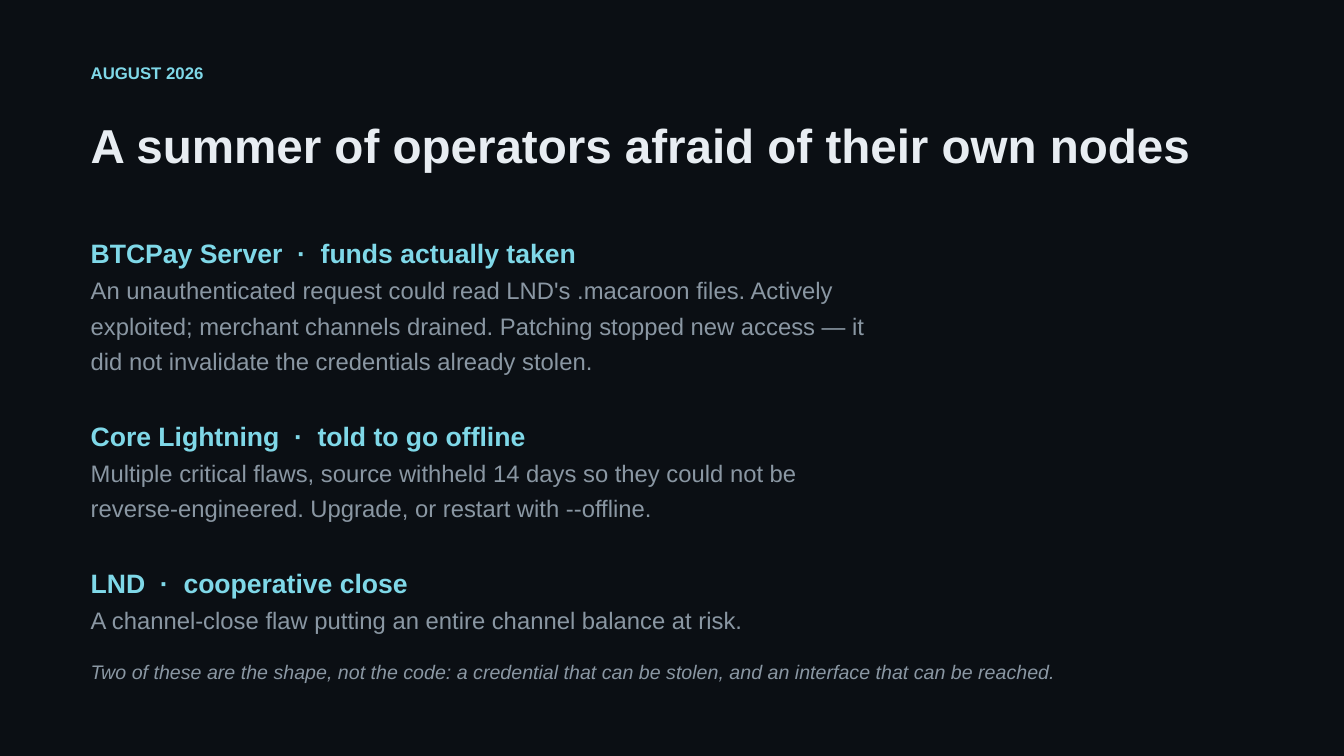
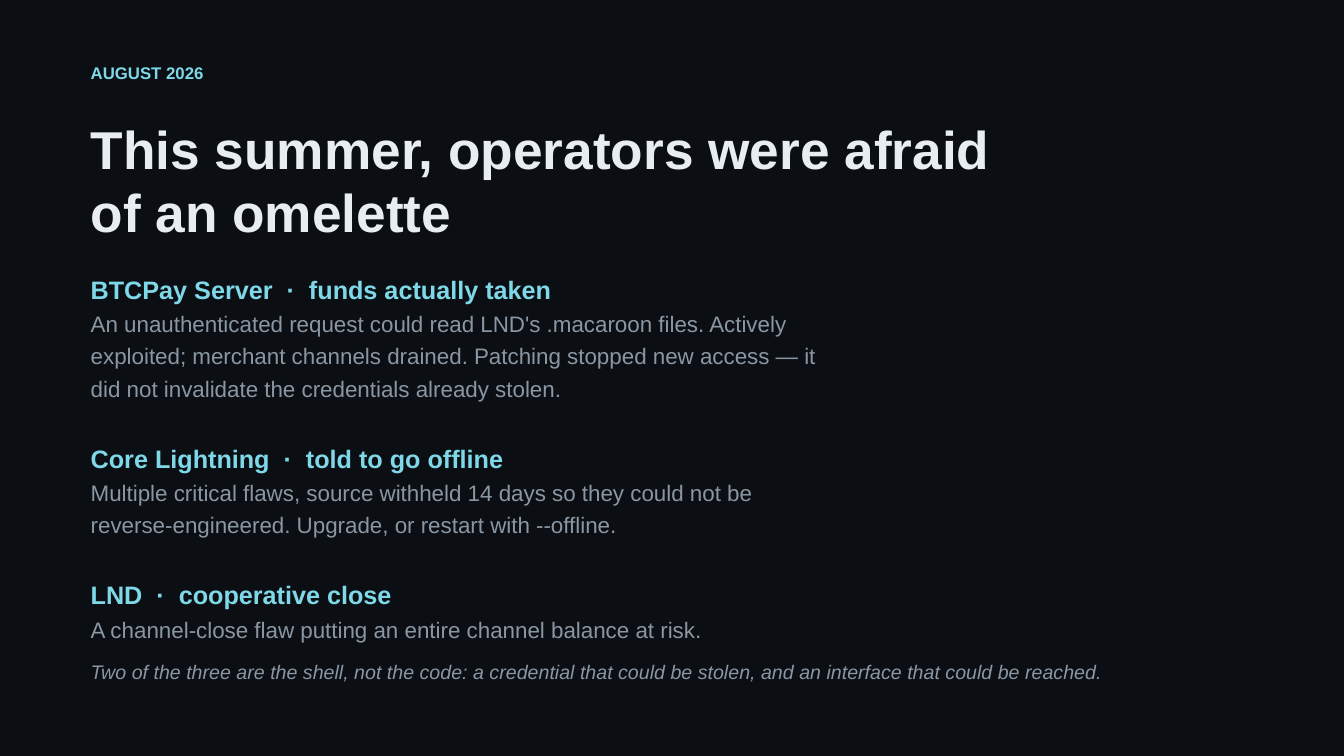
Before and after one commit to DarkWebDivingClub/dln-node, a slide deck: slide 3 of doc/diamond-lightning-node.pptx. Drawn at 1344x756 pixels with LibreOffice and Linux fonts; fonts in the diff are those of the drawing. Boxes give left, top, right and bottom in pixels: in the first picture for what was removed or moved away, otherwise in the second. Text is boxed around its words. In the diff, an @@ line names an element or a change of style, - is before the commit and + after.

Commit message:
Frame the deck on the egg
Traditionally a node is built like an egg: a hard shell — TLS,
macaroons, a firewall, a VPN — and inside it the API, the keys and the
policy, together and trusted. Crack the shell once and there is nothing
else to defeat.

This summer operators were afraid of an omelette, and two of the three
incidents were exactly that: a credential that could be stolen and an
interface that could be reached.

The metaphor carries the architecture better than the earlier framing
did, because it names what is actually different here — not a harder
shell, but no soft centre, the part worth stealing having never been
inside it.

```diff
--- a/doc/diamond-lightning-node.pptx
+++ b/doc/diamond-lightning-node.pptx
@@ text at (91,130,989,233): text changed; size 34 to 38 pt @@
-A summer of operators afraid of their own nodes
+This summer, operators were afraid
+of an omelette
@@ text "BTCPay Server · funds actually ...": place and size @@
-text "BTCPay Server · funds actually ..." at (91,243,864,634)
+text "BTCPay Server · funds actually ..." at (91,280,815,643)
@@ text "BTCPay Server · funds actually ..." at (91,280,815,643): size 19 to 18 pt in "BTCPay Server · funds actually taken", "Core Lightning · told to go offline", "LND · cooperative close"; size 17 to 16 pt in "An unauthenticated request could read LND's .macaroon ...", "exploited; merchant channels drained. Patching stopped new ...", "did not invalidate the credentials already stolen.", "Multiple critical flaws, source withheld 14 days ..." and 2 more places; less space between paragraphs @@
@@ text at (91,665,1101,682): text changed @@
-Two of these are the shape, not the code: a credential that can be stolen, and an interface that can be reached.
+Two of the three are the shell, not the code: a credential that could be stolen, and an interface that could be reached.
```
Also in this commit, not shown: 2 other slides changed.
